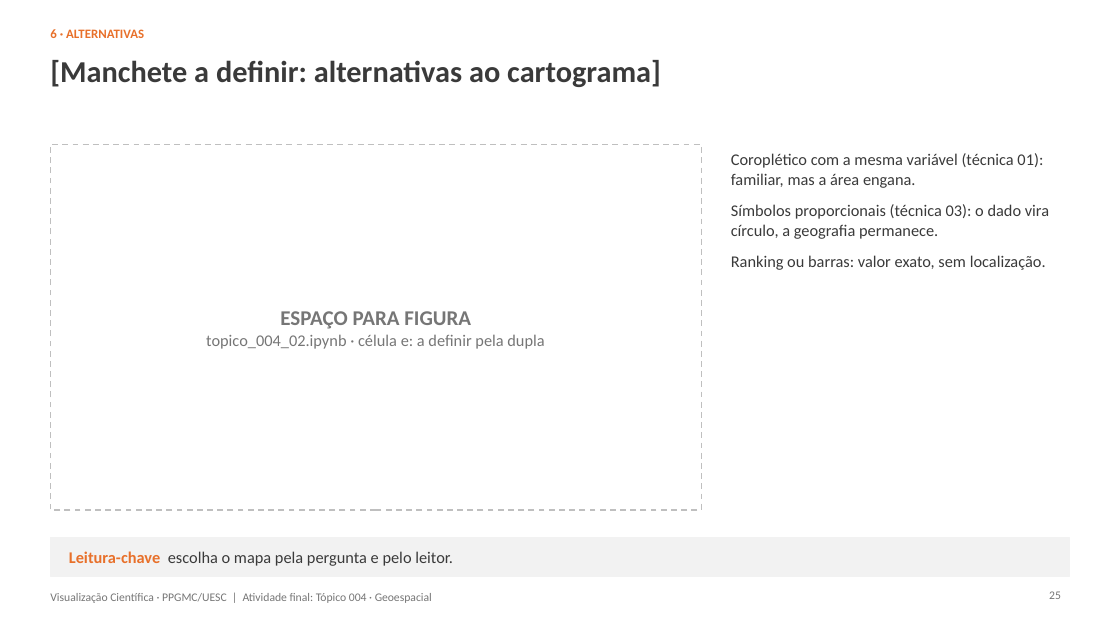
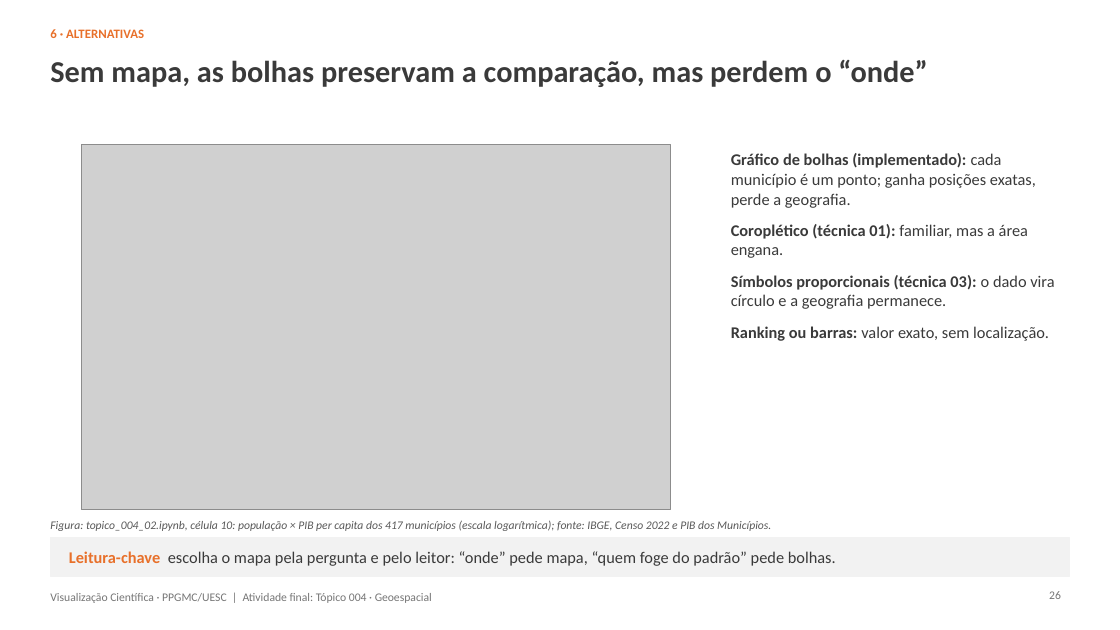
Before and after one commit to John-Parsec/scientific-visualization-geospatial, a slide deck: slide 26 of slides.pptx (slide 25 before the commit). Drawn at 1120x630 pixels with LibreOffice and Linux fonts; fonts in the diff are those of the drawing; grey boxes stand for pictures; background and template pictures are left out. Boxes give left, top, right and bottom in pixels: in the first picture for what was removed or moved away, otherwise in the second. Text is boxed around its words. In the diff, an @@ line names an element or a change of style, - is before the commit and + after.

```diff
--- a/slides.pptx
+++ b/slides.pptx
@@ title at [50,60,927,87]: text changed @@
-[Manchete a definir: alternativas ao cartograma]
+Sem mapa, as bolhas preservam a comparação, mas perdem o “onde”
@@ rectangle removed at [50,145,702,510] @@
@@ picture added at [82,145,671,510] @@
@@ text at [731,153,1054,309]: text changed @@
-Coroplético com a mesma variável (técnica 01): familiar, mas a área engana.
-Símbolos proporcionais (técnica 03): o dado vira círculo, a geografia permanece.
+Gráfico de bolhas (implementado): cada município é um ponto; ganha posições exatas, perde a geografia.
+Coroplético (técnica 01): familiar, mas a área engana.
+Símbolos proporcionais (técnica 03): o dado vira círculo e a geografia permanece.
@@ text removed at [206,311,544,349] @@
-ESPAÇO PARA FIGURA
-topico_004_02.ipynb · célula e: a definir pela dupla
@@ text at [731,326,1049,341]: bold on in "Ranking ou barras:" @@
@@ text added at [50,520,771,531], 10 pt, text #595959, italic @@
+Figura: topico_004_02.ipynb, célula 10: população × PIB per capita dos 417 municípios (escala logarítmica); fonte: IBGE, Censo 2022 e PIB dos Municípios.
@@ text at [69,551,836,566]: text changed @@
-Leitura-chave escolha o mapa pela pergunta e pelo leitor.
+Leitura-chave escolha o mapa pela pergunta e pelo leitor: “onde” pede mapa, “quem foge do padrão” pede bolhas.
@@ page number at [1049,591,1061,599]: text changed @@
-25
+26
```
Also in this commit, not shown: 44 other slides changed, 4 slides added, 3 slides removed.
